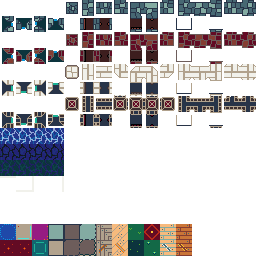
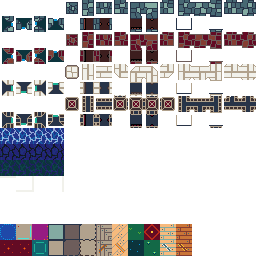
Revision of a layered 256 × 256 image; what changed, layer by layer:
painted on "Pasted Layer" over [80, 224, 140, 256]
